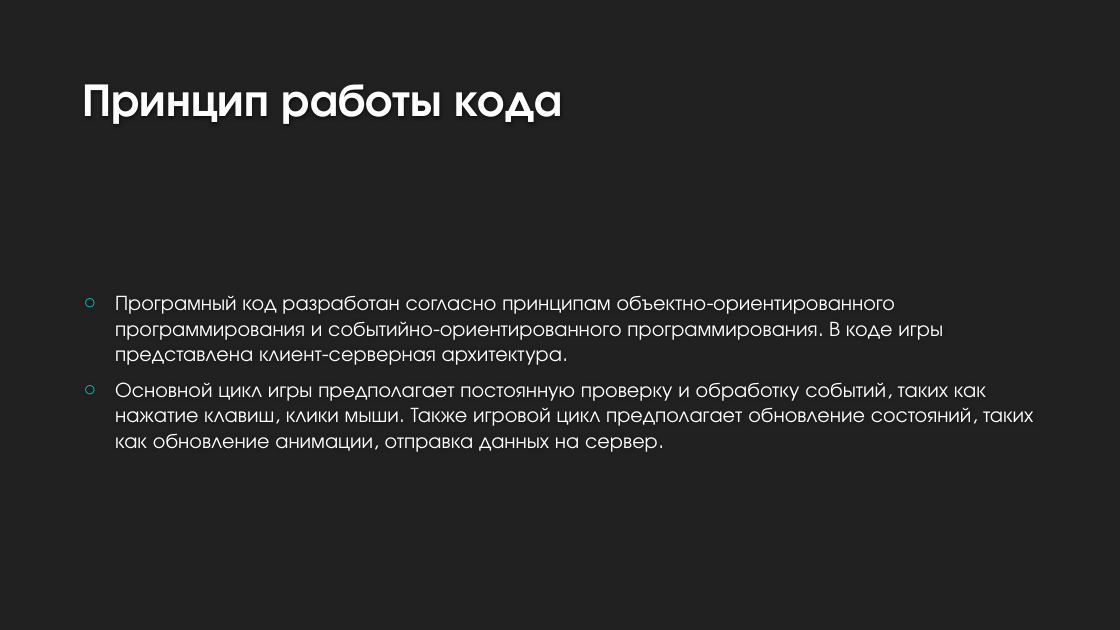
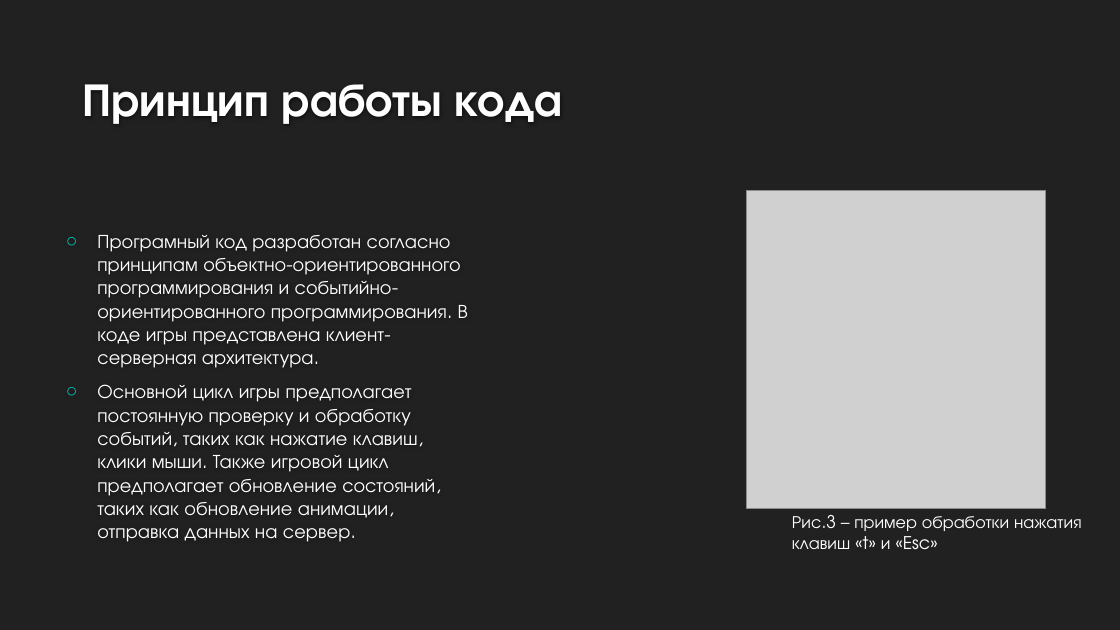
Before and after one commit to leagueofadventures/origin, a slide deck: slide 6 of Документация/origin.pptx. Drawn at 1120x630 pixels with LibreOffice and Linux fonts; fonts in the diff are those of the drawing; grey boxes stand for pictures; background and template pictures are left out. Boxes give left, top, right and bottom in pixels: in the first picture for what was removed or moved away, otherwise in the second. Text is boxed around its words. In the diff, an @@ line names an element or a change of style, - is before the commit and + after.

```diff
--- a/Документация/origin.pptx
+++ b/Документация/origin.pptx
@@ picture added at <box>747,191,1046,509</box> @@
@@ text "Програмный код разработан согласно принципам ...": place and size @@
-text "Програмный код разработан согласно принципам ..." at <box>115,295,1033,452</box>
+text "Програмный код разработан согласно принципам ..." at <box>97,235,468,542</box>
@@ text "Програмный код разработан согласно принципам ..." at <box>97,235,468,542</box>: size 18 to 16.6 pt @@
@@ text added at <box>792,515,1081,549</box>, 15 pt, text #FFFFFF @@
+Рис.3 – пример обработки нажатия клавиш «t» и «Esc»
```
Also in this commit, not shown: 1 other slide changed, 2 other files.
